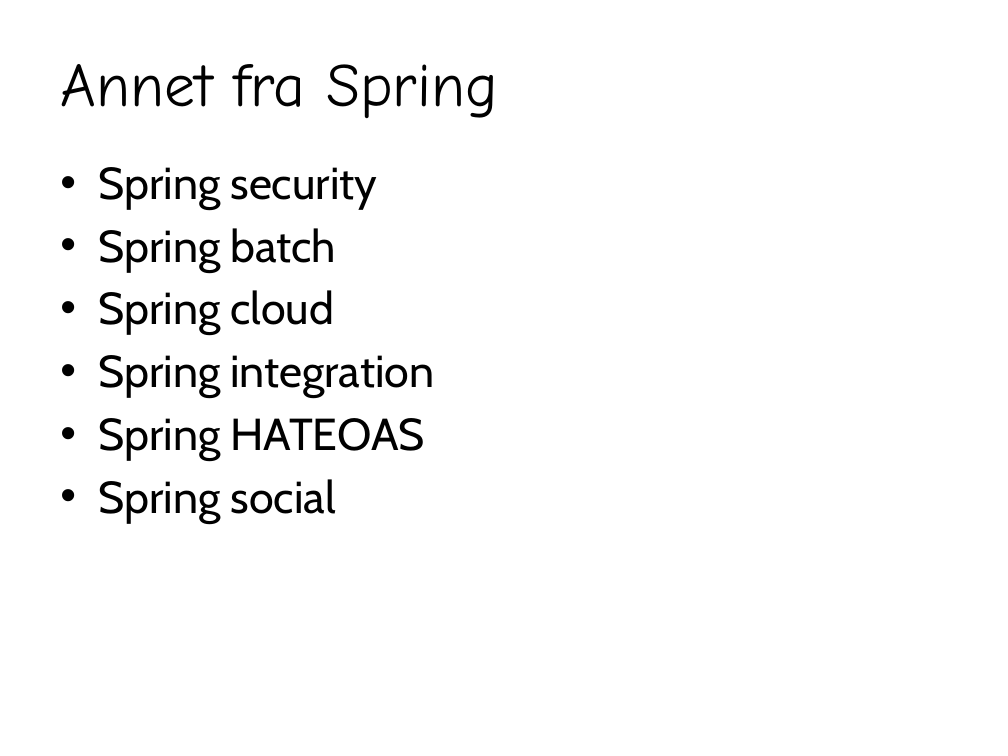
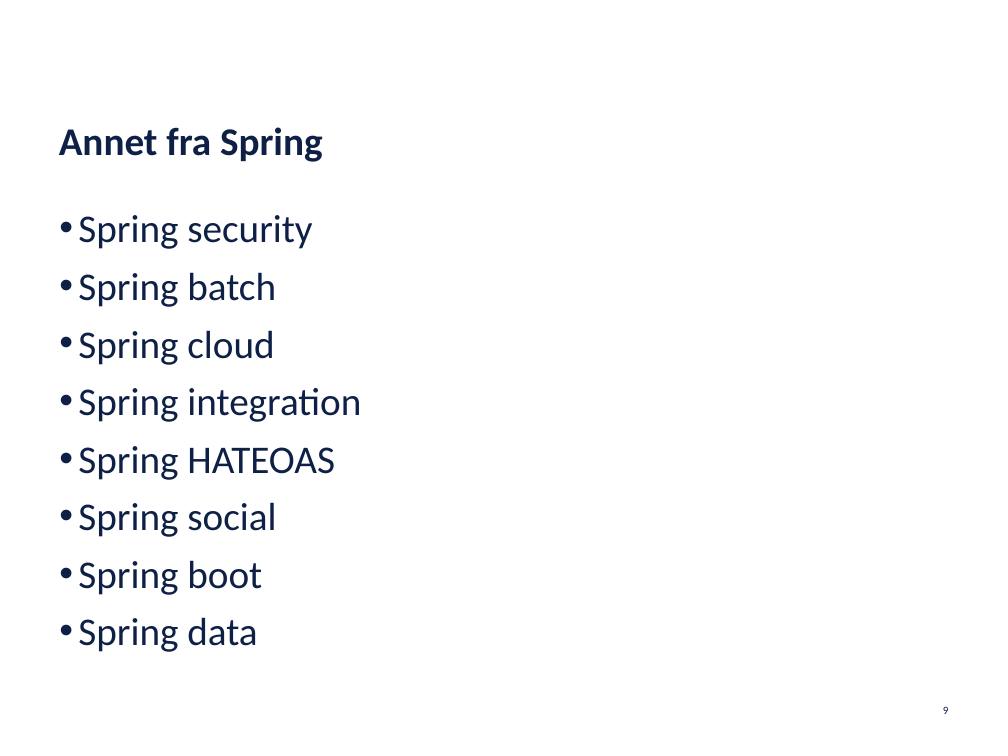
Before and after one commit to netcompanyno/springKurs, a slide deck: slide 9 of adm/Spring.pptx. Drawn at 1008x756 pixels with LibreOffice and Linux fonts; fonts in the diff are those of the drawing; background and template pictures are left out. Boxes give left, top, right and bottom in pixels: in the first picture for what was removed or moved away, otherwise in the second. Text is boxed around its words. In the diff, an @@ line names an element or a change of style, - is before the commit and + after.

```diff
--- a/adm/Spring.pptx
+++ b/adm/Spring.pptx
@@ title "Annet fra Spring" moved from (x1=60, y1=64, x2=498, y2=118) to (x1=59, y1=127, x2=323, y2=162) @@
@@ title "Annet fra Spring" at (x1=59, y1=127, x2=323, y2=162): size 44 to 28 pt, font Comic Neue to Calibri, text colour #000000 to #0F2047, bold on; line spacing 1 to 23pt; vertical alignment middle to bottom @@
@@ text "Spring security" moved from (x1=98, y1=167, x2=434, y2=523) to (x1=78, y1=215, x2=361, y2=652) @@
@@ text at (x1=78, y1=215, x2=361, y2=537): size 32 to 28 pt, font Cabin to Calibri, text colour #000000 to #0F2047 in "Spring security", "Spring batch", "Spring cloud", "Spring integration" and 2 more places; indent changed; more space between paragraphs @@
@@ text at (x1=78, y1=560, x2=262, y2=652): paragraphs added @@
+• Spring boot
+• Spring data
@@ page number added at (x1=943, y1=706, x2=949, y2=714), 8 pt, text #0F2047 @@
+9
```
Also in this commit, not shown: 25 other slides changed, 1 slide added, 1 slide removed, 2 other files.
